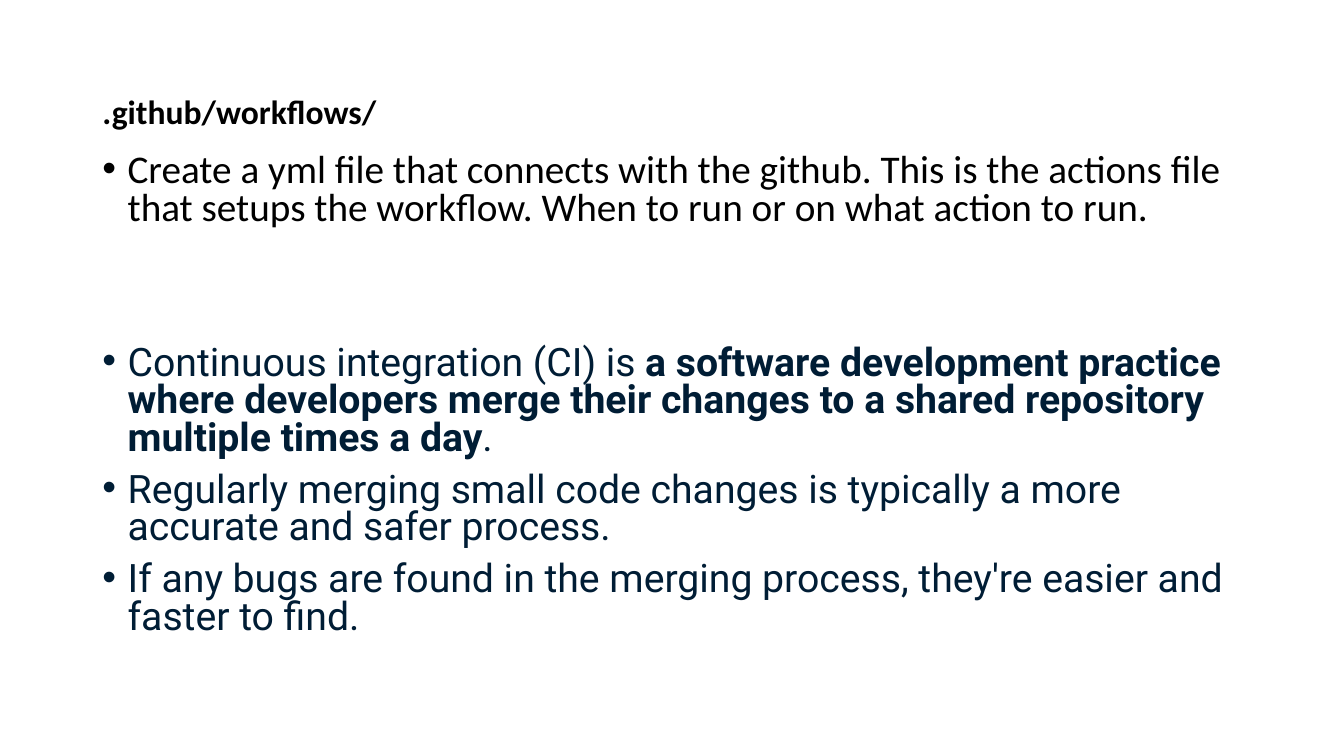
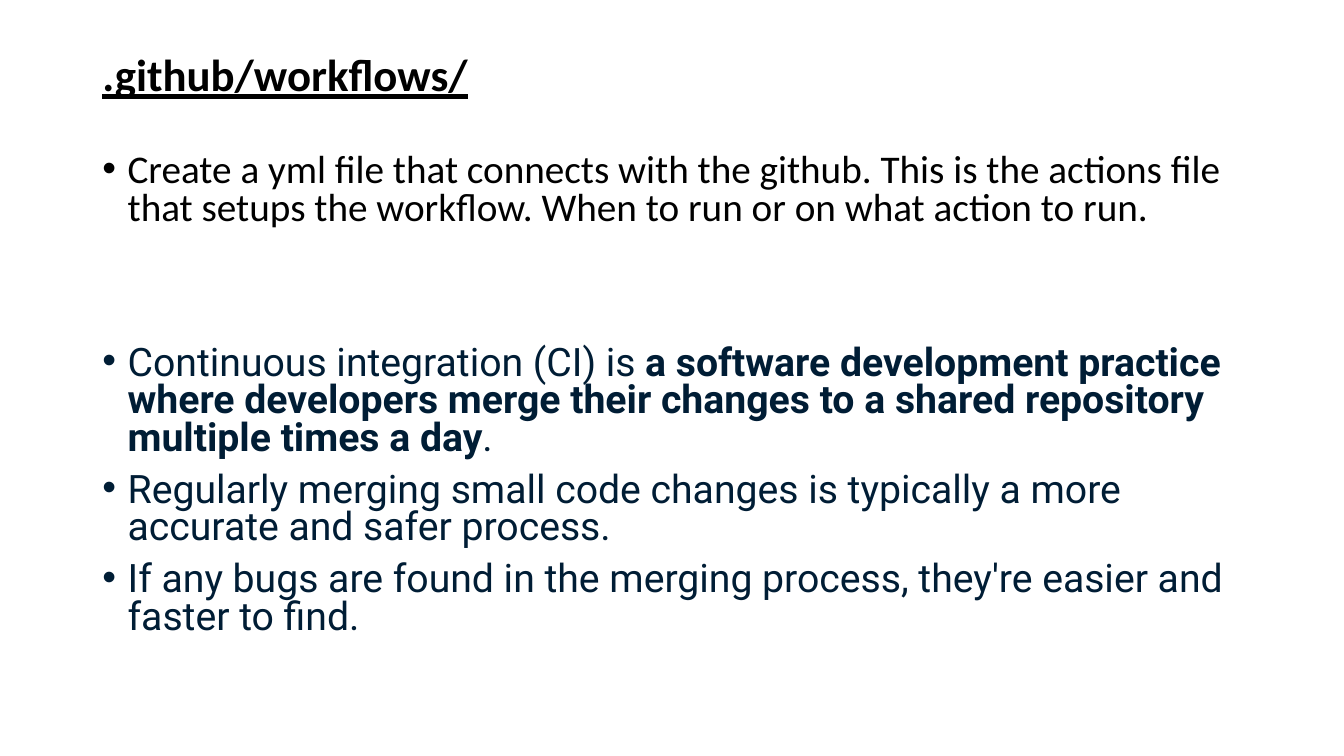
Before and after one commit to Amar-AIcloud/dbt_snowflake, a slide deck: slide 22 of DBT training.pptx (slide 24 before the commit). Drawn at 1344x756 pixels with LibreOffice and Linux fonts; fonts in the diff are those of the drawing. Boxes give left, top, right and bottom in pixels: in the first picture for what was removed or moved away, otherwise in the second. Text is boxed around its words. In the diff, an @@ line names an element or a change of style, - is before the commit and + after.

```diff
--- a/DBT training.pptx
+++ b/DBT training.pptx
@@ title ".github/workflows/" at (102,59,467,99): size 24 to 32 pt, underline on @@
```
Also in this commit, not shown: 4 other slides changed, 1 slide added, 2 slides removed, 8 other files.
